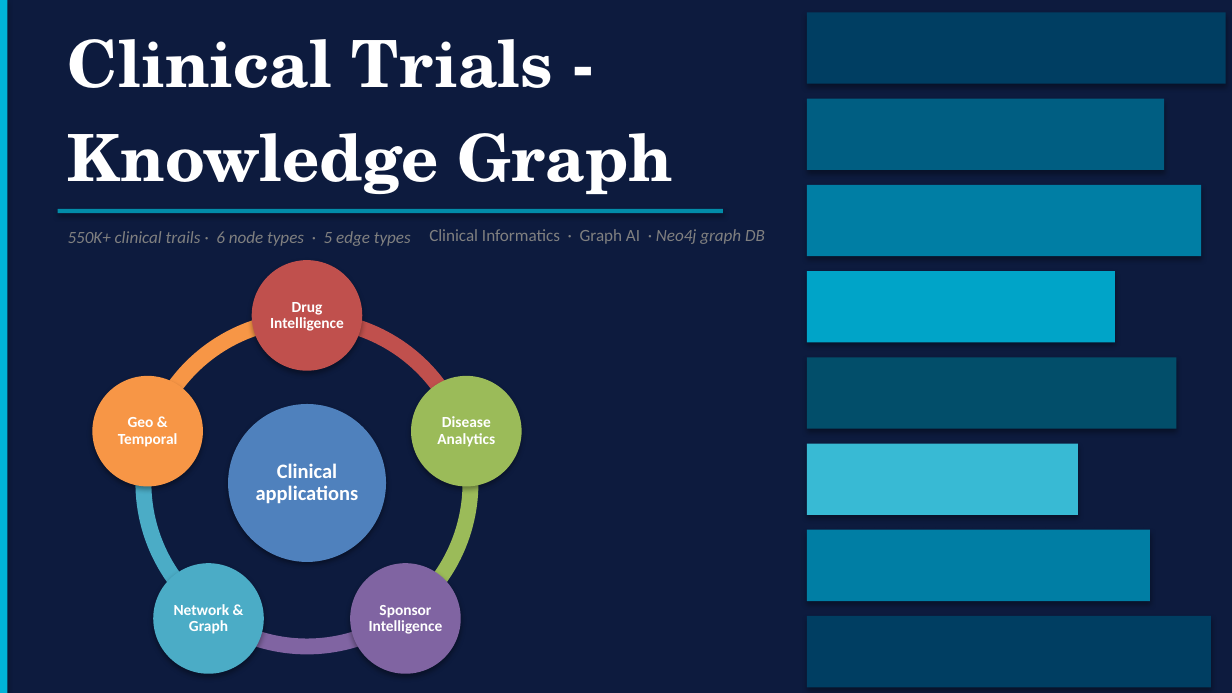
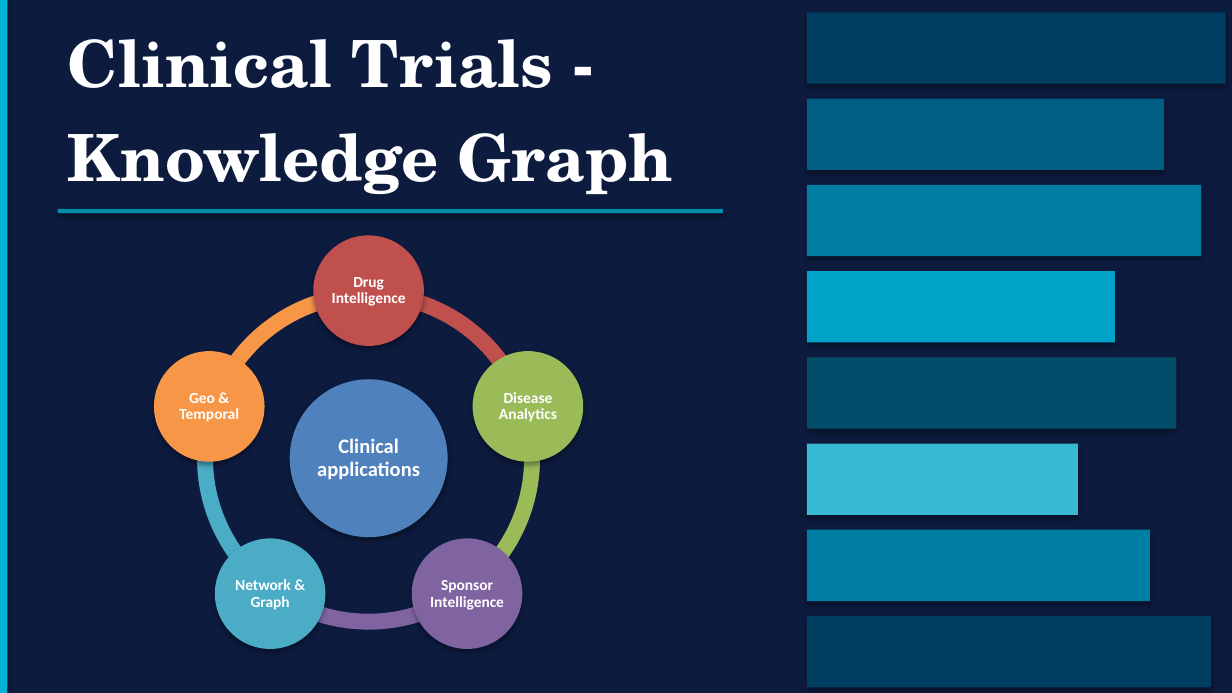
Before and after one commit to SHASANKsp/ClinicalTrails_application, a slide deck: slide 1 of ClinicalTrials_KG_LinkedIn_v2.pptx. Drawn at 1232x693 pixels with LibreOffice and Linux fonts; fonts in the diff are those of the drawing. Boxes give left, top, right and bottom in pixels: in the first picture for what was removed or moved away, otherwise in the second. Text is boxed around its words. In the diff, an @@ line names an element or a change of style, - is before the commit and + after.

```diff
--- a/ClinicalTrials_KG_LinkedIn_v2.pptx
+++ b/ClinicalTrials_KG_LinkedIn_v2.pptx
@@ text removed at (68,231,411,246) @@
-550K+ clinical trails · 6 node types · 5 edge types
@@ text removed at (429,229,765,244) @@
-Clinical Informatics · Graph AI · Neo4j graph DB
@@ 6 texts, 6 ellipses, 5 arch (boxed as its full ring)s: place and size @@
-6 texts, 6 ellipses, 5 arch (boxed as its full ring)s at (92,260,522,674)
+6 texts, 6 ellipses, 5 arch (boxed as its full ring)s at (154,235,584,649)
```
Also in this commit, not shown: 1 other slide changed, 3 slides added, 1 other file.
